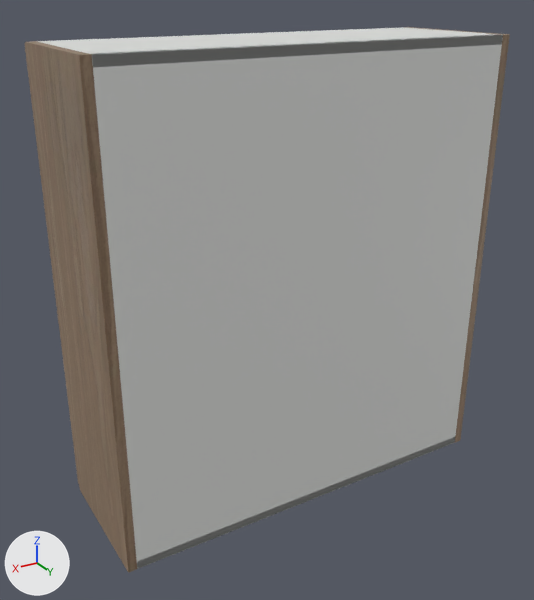
The glTF model storefront/public/cabinet-inventory/models/oppein-pb-mnw-w3036.glb: old version first, new version second.
The view is the same before and after, from a 50 mm lens placed at (1.165, 1.044, 1.006), pointed at (0.45, -0.147, 0.41). The lights are fixed; the arrows at lower left show +X, +Y and +Z. The first picture is the older version. Where no turn or scale is listed for an object, it has been applied to the vertices.

The scene before the commit, as lines of its bpy script (objects in view):
```python
me_cube = bpy.data.meshes.new('Cube')
me_cube.from_pydata(...)  # 56 vertices, 108 faces; spans x -0.009..0.009, y -0.142..0.142, z -0.457..0.457
me_cube.materials.append(mat_supplier_finish___natural_wood)  # picture img_oak
me_cube_001 = bpy.data.meshes.new('Cube.001')
me_cube_001.from_pydata(...)  # 56 vertices, 108 faces; spans x -0.009..0.009, y -0.142..0.142, z -0.457..0.457
me_cube_001.materials.append(mat_supplier_finish___natural_wood)  # picture img_oak
me_cube_002 = bpy.data.meshes.new('Cube.002')
me_cube_002.from_pydata(...)  # 56 vertices, 108 faces; spans x -0.401..0.401, y -0.006..0.006, z -0.457..0.457
me_cube_002.materials.append(mat_cabinet_interior___visual_interpretation)  # white #e5e6e3
ob_cabinet_back = bpy.data.objects.new('Cabinet back', me_cube_002)
ob_cabinet_back.location = (0.419, -0.006, 0.457)
ob_cabinet_side = bpy.data.objects.new('Cabinet side', me_cube)
ob_cabinet_side.location = (0.009, -0.142, 0.457)
ob_cabinet_side_001 = bpy.data.objects.new('Cabinet side.001', me_cube_001)
ob_cabinet_side_001.location = (0.829, -0.142, 0.457)
# also in view: 'Cabinet top' at (0.419, -0.142, 0.905); 'Cabinet bottom' at (0.419, -0.142, 0.009)
```
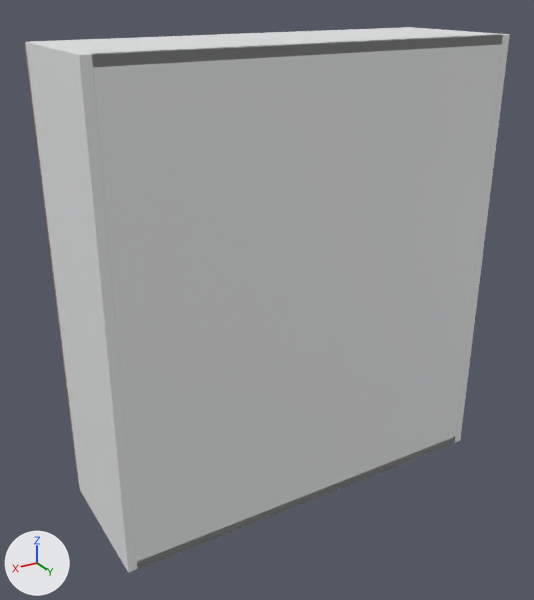
What differs and where, as boxes (x1, y1, x2, y2) in the pictures (534 x 600 px):
```json
{"object": "Cabinet side.001", "change": "recoloured", "before": [25, 41, 137, 573], "after": [25, 41, 137, 573], "on screen": "brown to white"}
{"object": "Cabinet side", "change": "recoloured", "before": [404, 27, 510, 442], "after": [404, 27, 510, 442]}
```

The change, as JSON lines over the scene's bpy script:
```json
{"op": "add", "block": "mat_white_cabinet_carcass", "code": ["mat_white_cabinet_carcass = principled_material('White cabinet carcass')", "mat_white_cabinet_carcass.base_color = (0.82, 0.83, 0.835)  # white #eaebec", "mat_white_cabinet_carcass.roughness = 0.48"]}
{"block": "me_cube", "where": "me_cube.from_pydata(...)  # 56 vertices, 108 faces; spans x -0.009..0.009, y -0.142..0.142, z -0.457..0.457"}
{"op": "remove", "block": "me_cube", "code": "me_cube.materials.append(mat_supplier_finish___natural_wood)  # picture img_oak"}
{"op": "add", "block": "me_cube", "code": "me_cube.materials.append(mat_white_cabinet_carcass)  # white #eaebec"}
{"block": "me_cube_001", "where": "me_cube_001.from_pydata(...)  # 56 vertices, 108 faces; spans x -0.009..0.009, y -0.142..0.142, z -0.457..0.457"}
{"op": "remove", "block": "me_cube_001", "code": "me_cube_001.materials.append(mat_supplier_finish___natural_wood)  # picture img_oak"}
{"op": "add", "block": "me_cube_001", "code": "me_cube_001.materials.append(mat_white_cabinet_carcass)  # white #eaebec"}
```
